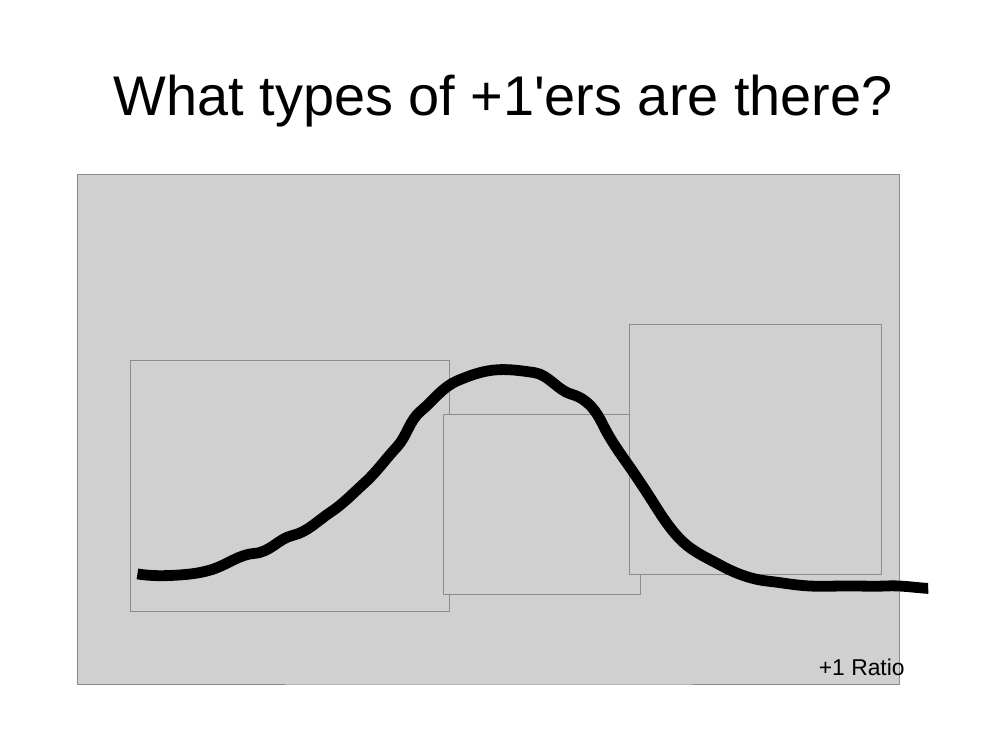
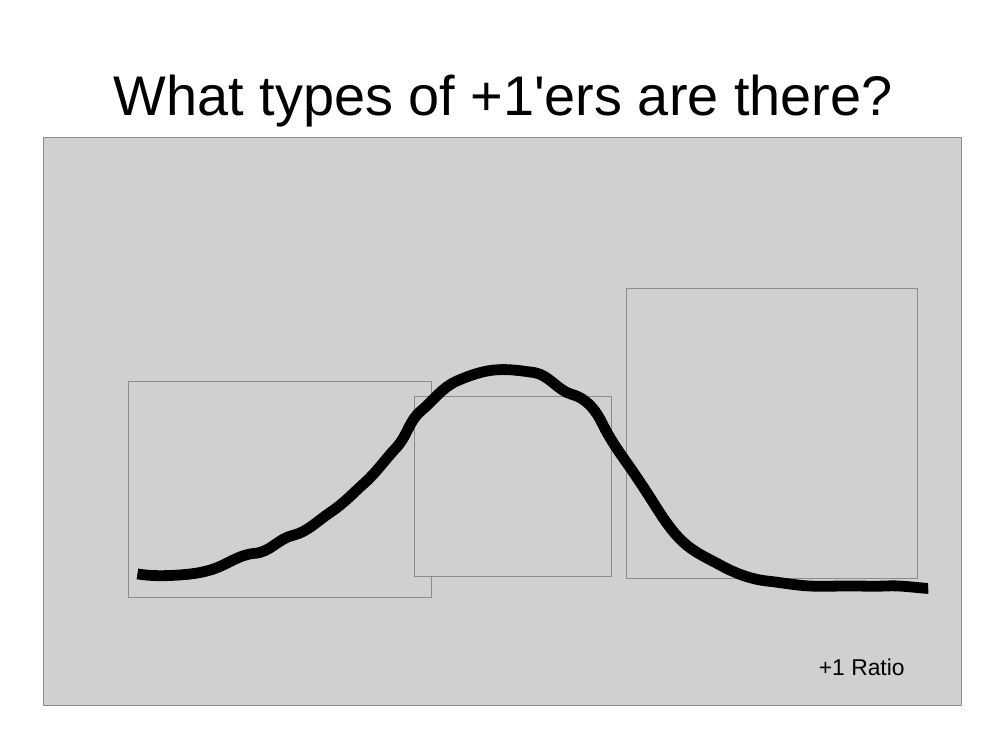
Before and after one commit to otruffer/MMC, a slide deck: slide 3 of praesi.odp. Drawn at 1008x756 pixels with LibreOffice and Linux fonts; fonts in the diff are those of the drawing; grey boxes stand for pictures. Boxes give left, top, right and bottom in pixels: in the first picture for what was removed or moved away, otherwise in the second. Text is boxed around its words. In the diff, an @@ line names an element or a change of style, - is before the commit and + after.

```diff
--- a/praesi.odp
+++ b/praesi.odp
@@ picture: place and size @@
-picture at <box>77,175,900,684</box>
+picture at <box>43,137,961,706</box>
@@ picture: place and size @@
-picture at <box>630,324,883,574</box>
+picture at <box>627,288,918,579</box>
@@ picture: place and size @@
-picture at <box>131,360,450,613</box>
+picture at <box>128,381,432,597</box>
@@ picture: place and size @@
-picture at <box>444,414,641,595</box>
+picture at <box>414,396,612,577</box>
```
Also in this commit, not shown: 4 other slides changed, 5 slides added, 2 slides removed, 12 other files.
